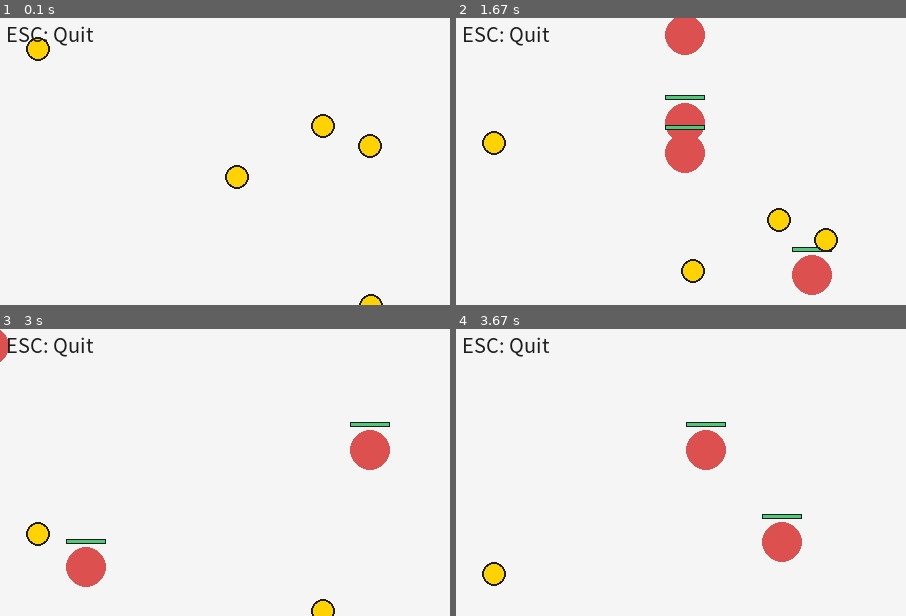
Above: before the commit, frames 1-4 (two rows, left to right).
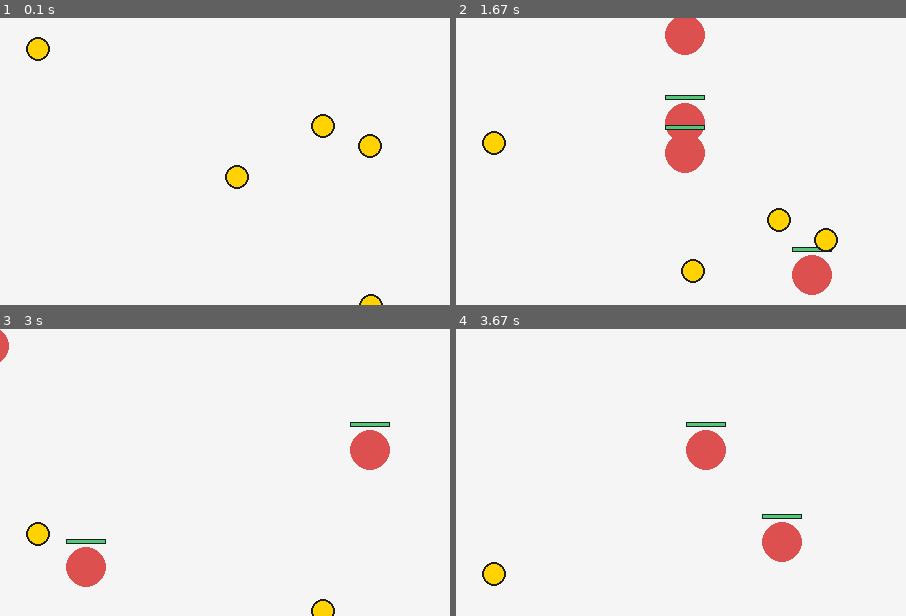
Above: after the commit, the same moments.

Repository: sipercat/pygame-caiting
Game: pygame game, started from main.py
The game is run twice, just before and just after one commit, with the same random seed, the same clock (stepped at 60 frames per second) and the same inputs.
Inputs (mouse positions are % of the whole screen's width and height, from its top left):
- Up to frame 1 (0.1 s): no input
- Up to frame 2 (1.67 s): tap Space at 0.33, 0.73, 1.03, 1.3, 1.6 s; hold F 0.67-1.2 s; hold Left 0.67-1.2 s; hold Left from 1.23 s (still down); move the mouse to (63, 21) at 1.27 s
- Up to frame 3 (3 s): release Left at 1.77 s; hold Down 1.8-2.1 s; tap Space at 1.87, 2.2, 2.5, 2.63 s; hold Left 2.13-2.53 s; hold Up 2.57-2.93 s; hold Right from 2.97 s (still down)
- Up to frame 4 (3.67 s): tap Space at 3.03, 3.33 s; release Right at 3.6 s; hold Down from 3.63 s (still down)
The pictures show only the part of the screen within x 44-94%, y 17-67%; the shares and areas given below are measured in that part.

The runs differ from the first frame. In frame 1, 0.4% of the frame differs, in the area x 1-21%, y 2-10%; in frame 2, 0.4%; in frame 3, 0.4%; in frame 4, 0.4%.

Commit message:
Update main.py

Diff:
--- a/main.py
+++ b/main.py
@@ -16,13 +16,9 @@
 tiny_font = pygame.font.SysFont("malgungothic", 10)
 big_font = pygame.font.SysFont("malgungothic", 40)
 
-WHITE, BLACK, BLUE, RED, GOLD, GREEN, GRAY, PURPLE = (245, 245, 245), (30, 30, 30), (70, 130, 255), (220, 80, 80), (255,
-                                                                                                                    210,
-                                                                                                                    0), (
-    80, 200, 120), (180, 180, 180), (148, 0, 211)
-
-
-# 밀리초 단위의 누적 시간을 '분:초.밀리초' 형태의 직관적인 문자열로 변환해주는 함수
+WHITE, BLACK, BLUE, RED, GOLD, GREEN, GRAY, PURPLE = (245, 245, 245), (30, 30, 30), (70, 130, 255), (220, 80, 80), (255, 210, 0), (80, 200, 120), (180, 180, 180), (148, 0, 211)
+
+
 def format_time(ms_time):
     seconds = (ms_time // 1000) % 60
     minutes = ms_time // 60000
@@ -30,7 +26,6 @@
     return f"{minutes:02d}:{seconds:02d}.{millis:02d}"
 
 
-# 게임 내 화면에 존재하는 모든 객체(플레이어, 적, 아이템 등)의 부모, 추상 클래스
 class GameObject(ABC):
     def __init__(self):
         self._alive = True
@@ -67,7 +62,6 @@
     def on_bullet_collision(self, bullet, player): pass
 
 
-# 체력을 가지고 피해를 입을 수 있는 생명체(플레이어, 적, 보스)들의 부모 클래스
 class LivingEntity(GameObject):
     def __init__(self, x, y, radius, max_hp):
         super().__init__()
@@ -79,24 +73,19 @@
         self._debuffs = []
 
     @property
-    def x(self):
-        return self._x
-
-    @property
-    def y(self):
-        return self._y
-
-    @property
-    def radius(self):
-        return self._radius
-
-    @property
-    def max_hp(self):
-        return self._max_hp
-
-    @property
-    def hp(self):
-        return self._hp
+    def x(self): return self._x
+
+    @property
+    def y(self): return self._y
+
+    @property
+    def radius(self): return self._radius
+
+    @property
+    def max_hp(self): return self._max_hp
+
+    @property
+    def hp(self): return self._hp
 
     @hp.setter
     def hp(self, value):
@@ -141,45 +130,33 @@
             pygame.draw.rect(surface, BLACK, (bar_x, bar_y, bar_w, bar_h), 1)
 
 
-# 유저가 조종하며 성장(레벨업)과 스킬(대시, 연사)을 사용하는, 캐릭터에 관한 기능을 담은 클래스
 class Player(LivingEntity):
     def __init__(self):
         super().__init__(x=100, y=300, radius=20, max_hp=100)
         self._speed = 2.5
         self._attack_power = 5.0
         self._score = 0
-
-        # [핵심 시스템: 사격 쿨타임과 경직]
-        # __attack_cooldown: 한 번 쏘고 다음 총알이 나갈 때까지 걸리는 딜레이 (기본 0.4초)
-        # __next_shoot_time: 현재 시간(ticks)과 비교하여 총을 쏠 수 있는지 판별하는 기준점
-        # __freeze_end_time: 총을 쏜 직후 발생하는 반동(경직)으로 인해 이동이 불가능한 시간
         self.__freeze_end_time = 0
         self.__attack_cooldown = 400.0
         self.__next_shoot_time = 0
-
         self.pending_level_ups = 0
         self.atk_lvl = 0
         self.spd_lvl = 0
         self.mov_lvl = 0
-
         self.dash_ready = False
         self.bonus_bullet_pct = 0.0
 
     @property
-    def score(self):
-        return self._score
-
-    @property
-    def attack_power(self):
-        return self._attack_power
-
-    @property
-    def attack_cooldown(self):
-        return self.__attack_cooldown
-
-    @property
-    def speed(self):
-        return self._speed
+    def score(self): return self._score
+
+    @property
+    def attack_power(self): return self._attack_power
+
+    @property
+    def attack_cooldown(self): return self.__attack_cooldown
+
+    @property
+    def speed(self): return self._speed
 
     def add_score(self, amount):
         if amount >= 0: self._score += amount
@@ -188,8 +165,6 @@
         if self.mov_lvl >= 10:
             self.dash_ready = True
 
-    # [Lv.10 특성: 이동속도]
-    # 이동속도가 10레벨이 되면 해금되는 기능으로, 마우스 커서 방향으로 순간 이동
     def dash(self, mouse_pos):
         if self.mov_lvl >= 10 and self.dash_ready:
             mx, my = mouse_pos
@@ -201,7 +176,6 @@
                 self._y = max(self._radius, min(HEIGHT - self._radius, self._y + (dy / dist) * dash_dist))
             self.dash_ready = False
 
-    # 최대체력 비례 추가 데미지
     def upgrade_attack_power(self):
         self.atk_lvl += 1
         bonus_pct = 50.0 / math.sqrt(self.atk_lvl)
@@ -210,7 +184,6 @@
     def upgrade_attack_speed(self):
         self.spd_lvl += 1
         target_cooldown = self.__attack_cooldown * 0.75
-        # 쿨타임 100ms를 기점으로 더는 못 줄이고 남은 쿨타임 %비율로 추가 탄환 생성
         if target_cooldown < 100.0:
             if self.__attack_cooldown > 100.0:
                 applied_pct = ((self.__attack_cooldown - 100.0) / self.__attack_cooldown) * 100.0
@@ -224,7 +197,7 @@
                 self.bonus_bullet_pct += added_pct
         else:
             self.__attack_cooldown = target_cooldown
-    # 레벨업 중 유일하게 등차함수로 증가하는 능력
+
     def upgrade_move_speed(self):
         self.mov_lvl += 1
         self._speed += 0.5
@@ -233,20 +206,11 @@
 
     def shoot(self, objects_ref, is_auto=False):
         current_time = pygame.time.get_ticks()
-
-        # 쿨타임 확인 로직
         if current_time < self.__next_shoot_time:
             return []
 
-        # [Lv.10 특성: 공격속도]
-        # is_auto(자동 사격:키다운) 발동 시 쿨타임을 강제로 200ms로 고정하여 밸런스 조절
         effective_cooldown = 200.0 if is_auto else self.__attack_cooldown
-
-        # 다음 발사 가능 시간 갱신
         self.__next_shoot_time = current_time + effective_cooldown
-
-        # 사격 직후 이동 불가 시간(경직) 적용 (쿨타임의 8분의 3)
-        # 이 기능이 이 게임의 핵심. 때리면 본인도 무조건 멈춰야 해서 거리 조절을 잘 해야 함, 이를 통해 얻는 재미를 타겟으로 함
         freeze_duration = effective_cooldown * 0.375
         self.__freeze_end_time = current_time + freeze_duration
 
@@ -276,12 +240,10 @@
     def draw(self, surface):
         color = GRAY if not self.is_alive else BLUE
         pygame.draw.circle(surface, color, (int(self._x), int(self._y)), self._radius)
-
         if self.mov_lvl >= 10 and self.dash_ready:
             pygame.draw.circle(surface, GOLD, (int(self._x), int(self._y)), 6)
 
 
-# 화면 우측에서 스폰되어 왼쪽으로 돌진하기만 하는 적. 처치 시 점수를 준다
 class Enemy(LivingEntity):
     def __init__(self, player):
         super().__init__(x=0, y=0, radius=20, max_hp=2)
@@ -290,12 +252,10 @@
         self.reset()
 
     @property
-    def can_collide_with_player(self):
-        return True
-
-    @property
-    def can_collide_with_bullet(self):
-        return True
+    def can_collide_with_player(self): return True
+
+    @property
+    def can_collide_with_bullet(self): return True
 
     def reset(self):
         self._alive = True
@@ -327,17 +287,12 @@
     def on_bullet_collision(self, bullet, player):
         if self.is_alive and bullet.is_alive:
             self.take_damage(player.attack_power, player)
-
-            # [Lv.10 특성: 공격력]
-            # 공격력 10레벨 도달 시, 적의 '최대 체력'에 비례하는 추가 데미지를 넣는다
             if player.atk_lvl >= 10:
                 bonus_dmg = self.max_hp * (math.sqrt(math.log(player.atk_lvl, 3)) / 100.0)
                 self.take_damage(bonus_dmg, player)
-
             bullet.destroy()
 
 
-# 특정 점수 구간(1000점)마다 등장하며 플레이어를 추적하고 처치 시 레벨업 기회를 주는 보스. 등장할 때마다 체력 및 공격력이 sqrt(n)에 비례하여 증가한다.
 class Boss(LivingEntity):
     def __init__(self, spawn_count, player):
         max_hp = int(75 * math.sqrt(spawn_count))
@@ -353,12 +308,10 @@
                 break
 
     @property
-    def can_collide_with_player(self):
-        return True
-
-    @property
-    def can_collide_with_bullet(self):
-        return True
+    def can_collide_with_player(self): return True
+
+    @property
+    def can_collide_with_bullet(self): return True
 
     def die(self, killer=None):
         if killer:
@@ -393,7 +346,6 @@
             bullet.destroy()
 
 
-# 플레이어가 획득하면 점수를 올려주는 수집형 재화 아이템
 class Coin(GameObject):
     def __init__(self):
         super().__init__()
@@ -427,7 +379,6 @@
         self.reset()
 
 
-# 플레이어가 획득하면 잃은 체력을 즉시 회복시켜주는 아이템
 class HealPack(GameObject):
     def __init__(self):
         super().__init__()
@@ -458,7 +409,6 @@
         self.reset()
 
 
-# 플레이어가 발사하여 화면 내의 적을 향해 유도 비행(호밍 시스템)하며 데미지를 입힌다. 레벨업에 따라 공격력이 달라진다
 class Bullet(GameObject):
     def __init__(self, x, y, objects_ref, player_ref):
         super().__init__()
@@ -472,8 +422,7 @@
         self._dy = 0
 
     @property
-    def is_bullet(self):
-        return True
+    def is_bullet(self): return True
 
     @property
     def rect(self):
@@ -504,7 +453,6 @@
         pygame.draw.circle(surface, BLACK, (int(self._x), int(self._y)), self._radius)
 
 
-# 플레이어의 현재 체력, 점수, 조작법, 10만점 달성 시간 등 게임 플레이 정보를 화면 상단에 그리는 UI
 def draw_ui(surface, player, record_100k):
     bar_x, bar_y = 20, 20
     bar_w, bar_h = 220, 24
@@ -516,24 +464,23 @@
 
     hp_text = font.render(f"HP: {int(player.hp)}/{int(player.max_hp)}", True, BLACK)
     score_text = font.render(f"Score: {player.score}", True, BLACK)
-    info_text = font.render("SPACE: Shoot   F: Dash(Lv.10)   R: Restart   ESC: Quit", True, BLACK)
+    info_text = font.render("SPACE: Shoot   F: Dash(Lv.10)   R: Restart", True, BLACK)
 
     surface.blit(hp_text, (20, 50))
     surface.blit(score_text, (20, 80))
     surface.blit(info_text, (20, 110))
 
     if record_100k:
-        record_text = small_font.render(f"10만점 돌파: {record_100k}", True, BLUE)
+        record_text = small_font.render(f"100k Milestone: {record_100k}", True, BLUE)
         surface.blit(record_text, (WIDTH - record_text.get_width() - 20, 20))
 
 
-# 플레이어가 사망했을 때 화면 중앙에 최종 획득 점수와 누적 플레이 타임을 띄워주는 게임 오버 화면
 def draw_game_over(surface, player, final_time_ms):
     msg1 = big_font.render("GAME OVER", True, RED)
     msg2 = font.render(f"Final Score: {player.score}", True, BLACK)
     time_str = format_time(final_time_ms)
     msg_time = font.render(f"Play Time: {time_str}", True, BLUE)
-    msg3 = font.render("R: Restart   ESC: Quit", True, BLACK)
+    msg3 = font.render("R or CLICK: Restart", True, BLACK)
 
     surface.blit(msg1, (WIDTH // 2 - msg1.get_width() // 2, 200))
     surface.blit(msg2, (WIDTH // 2 - msg2.get_width() // 2, 260))
@@ -541,13 +488,12 @@
     surface.blit(msg3, (WIDTH // 2 - msg3.get_width() // 2, 350))
 
 
-# 보스를 처치한 후 게임을 일시정지시키고 3가지(공격력/공격속도/이동속도) 선택지를 제공하는 렙업 창
 def draw_level_up(surface, player):
     overlay = pygame.Surface((WIDTH, HEIGHT), pygame.SRCALPHA)
     overlay.fill((0, 0, 0, 150))
     surface.blit(overlay, (0, 0))
 
-    title = big_font.render("보스 처치! 보상을 클릭하세요", True, WHITE)
+    title = big_font.render("Boss Defeated! Click a reward", True, WHITE)
     surface.blit(title, (WIDTH // 2 - title.get_width() // 2, 80))
 
     card_w, card_h = 240, 300
@@ -562,23 +508,23 @@
     if player.attack_cooldown <= 100.0:
         extra_bullets = int(player.bonus_bullet_pct // 100)
         rem_pct = player.bonus_bullet_pct % 100
-        current_spd_str = f"100ms (+{extra_bullets}발, {rem_pct:.1f}%)"
+        current_spd_str = f"100ms (+{extra_bullets} shots, {rem_pct:.1f}%)"
         next_add_pct = 25.0 * 2.0 / math.sqrt(player.spd_lvl + 1)
-        effect_spd_str = f"게이지 +{next_add_pct:.1f}%"
+        effect_spd_str = f"Gauge +{next_add_pct:.1f}%"
     else:
         current_spd_str = f"{player.attack_cooldown:.1f}ms"
-        effect_spd_str = "딜레이 -25%"
+        effect_spd_str = "Delay -25%"
 
     texts = [
-        (f"공격력 (Lv.{player.atk_lvl})", f"현재: {player.attack_power:.1f}", f"데미지 +{next_atk_bonus:.1f}%"),
-        (f"공격속도 (Lv.{player.spd_lvl})", f"현재: {current_spd_str}", effect_spd_str),
-        (f"이동속도 (Lv.{player.mov_lvl})", f"현재: {player.speed:.1f}", "속도 +0.5")
+        (f"Attack (Lv.{player.atk_lvl})", f"Current: {player.attack_power:.1f}", f"Damage +{next_atk_bonus:.1f}%"),
+        (f"Attack Speed (Lv.{player.spd_lvl})", f"Current: {current_spd_str}", effect_spd_str),
+        (f"Move Speed (Lv.{player.mov_lvl})", f"Current: {player.speed:.1f}", "Speed +0.5")
     ]
 
     perk_texts = [
-        "Lv.10: 적 최대체력 비례 추가 데미지",
-        "Lv.10: [스페이스] 자동 연사 (200ms)",
-        "Lv.10: [F] 마우스 방향 대시"
+        "Lv.10: Bonus DMG based on Enemy Max HP",
+        "Lv.10: [SPACE] Auto-fire (200ms)",
+        "Lv.10: [F] Dash towards mouse"
     ]
 
     for i in range(3):
@@ -603,7 +549,6 @@
     return cards
 
 
-# 게임을 최초로 시작하거나 사망 후 재시작할 때 플레이어와 적, 아이템들을 초기화함
 def create_objects():
     player = Player()
     objects = [player]
@@ -624,6 +569,8 @@
 play_time_ms = 0
 last_tick = pygame.time.get_ticks()
 record_100k_time = None
+
+
 async def main():
     global player, objects
     global boss_spawn_count
@@ -640,7 +587,6 @@
 
         if player.is_alive and player.pending_level_ups == 0:
             play_time_ms += dt_ms
-
             if player.score >= 100000 and record_100k_time is None:
                 record_100k_time = format_time(play_time_ms)
 
@@ -648,74 +594,56 @@
             if event.type == pygame.MOUSEBUTTONDOWN:
                 if player.pending_level_ups > 0:
                     mx, my = event.pos
-
                     for i, rect in enumerate(card_rects):
                         if rect.collidepoint(mx, my):
-
-                            if i == 0:
-                                player.upgrade_attack_power()
-
-                            elif i == 1:
-                                player.upgrade_attack_speed()
-
-                            elif i == 2:
-                                player.upgrade_move_speed()
-
+                            if i == 0: player.upgrade_attack_power()
+                            elif i == 1: player.upgrade_attack_speed()
+                            elif i == 2: player.upgrade_move_speed()
                             player.pending_level_ups -= 1
                             break
+                elif player.is_dead:
+                    player, objects = create_objects()
+                    boss_spawn_count = 0
+                    play_time_ms = 0
+                    record_100k_time = None
+
             if event.type == pygame.QUIT:
                 return
 
             if event.type == pygame.KEYDOWN:
-                if event.key == pygame.K_ESCAPE:
-                    return
-
                 if player.pending_level_ups == 0:
                     if not player.is_dead and event.key == pygame.K_SPACE:
                         bullets = player.shoot(objects)
                         if bullets:
                             objects.extend(bullets)
 
-                    if not player.is_dead and event.key == pygame.K_f:
+                    if not player.is_dead and (event.key == pygame.K_f or event.unicode in ['f', 'F', 'ㄹ']):
                         player.dash(pygame.mouse.get_pos())
 
-                    if player.is_dead and event.key == pygame.K_r:
+                    if player.is_dead and (event.key == pygame.K_r or event.unicode in ['r', 'R', 'ㄱ']):
                         player, objects = create_objects()
                         boss_spawn_count = 0
                         play_time_ms = 0
                         record_100k_time = None
 
         if not player.is_dead and player.pending_level_ups == 0:
-
             keys = pygame.key.get_pressed()
 
-            # 공격속도 Lv10 자동연사
             if keys[pygame.K_SPACE] and player.spd_lvl >= 10:
                 bullets = player.shoot(objects, is_auto=True)
                 if bullets:
                     objects.extend(bullets)
 
-            # 보스 생성
             if player.score >= (boss_spawn_count + 1) * 1000:
                 boss_spawn_count += 1
                 objects.append(Boss(boss_spawn_count, player))
 
-            # 객체 업데이트
             for obj in objects:
                 obj.update()
 
-            # 충돌 판정
             bullets = [obj for obj in objects if obj.is_bullet]
-
-            player_targets = [
-                obj for obj in objects
-                if obj is not player and obj.can_collide_with_player
-            ]
-
-            bullet_targets = [
-                obj for obj in objects
-                if obj is not player and obj.can_collide_with_bullet
-            ]
+            player_targets = [obj for obj in objects if obj is not player and obj.can_collide_with_player]
+            bullet_targets = [obj for obj in objects if obj is not player and obj.can_collide_with_bullet]
 
             for obj in player_targets:
                 if obj.is_alive and player.rect.colliderect(obj.rect):
@@ -723,9 +651,7 @@
 
             for bullet in bullets:
                 for obj in bullet_targets:
-                    if (bullet.is_alive and
-                            obj.is_alive and
-                            bullet.rect.colliderect(obj.rect)):
+                    if bullet.is_alive and obj.is_alive and bullet.rect.colliderect(obj.rect):
                         obj.on_bullet_collision(bullet, player)
 
             objects = [obj for obj in objects if obj.is_alive or obj is player]
@@ -739,12 +665,10 @@
 
         if player.pending_level_ups > 0:
             draw_level_up(screen, player)
-
         elif player.is_dead:
             draw_game_over(screen, player, play_time_ms)
 
         pygame.display.flip()
-
         await asyncio.sleep(0)
 
 
